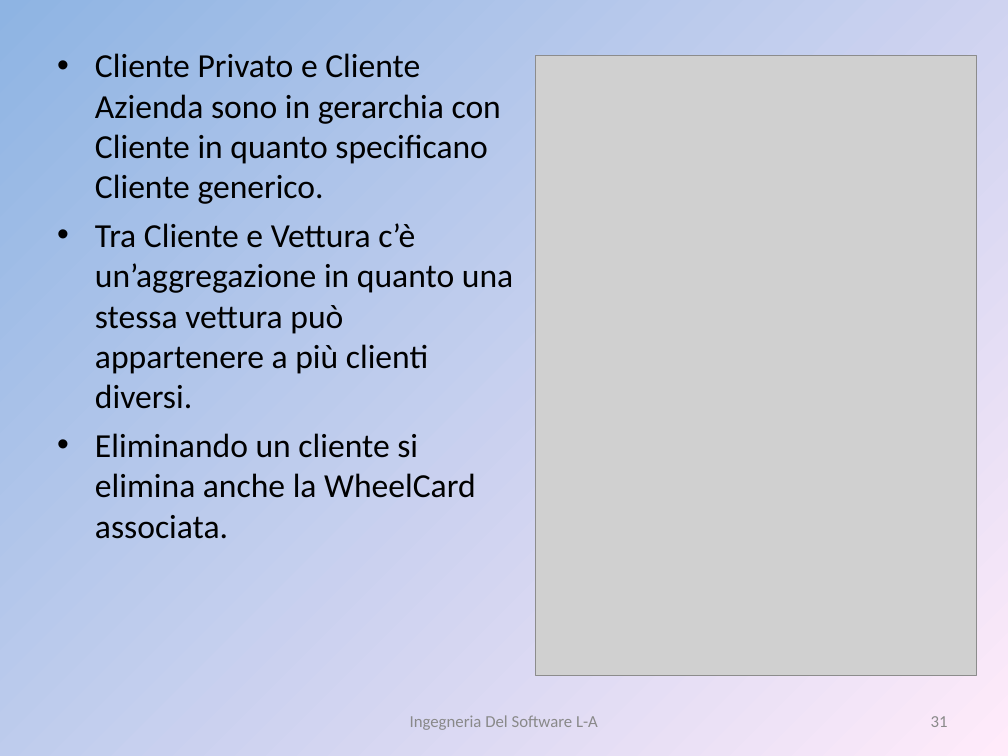
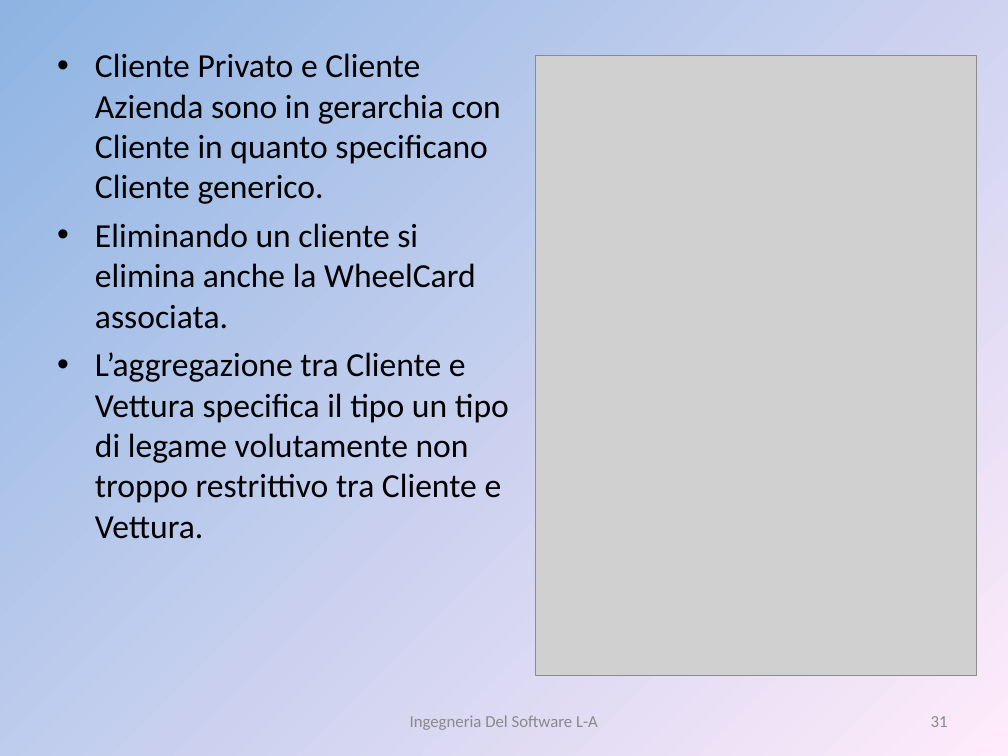
Before and after one commit to liannario/ingsoftbo, a slide deck: slide 31 of ViaggiateSicuri.ppt. Drawn at 1008x756 pixels with LibreOffice and Linux fonts; fonts in the diff are those of the drawing; grey boxes stand for pictures. Boxes give left, top, right and bottom in pixels: in the first picture for what was removed or moved away, otherwise in the second. Text is boxed around its words. In the diff, an @@ line names an element or a change of style, - is before the commit and + after.

```diff
--- a/ViaggiateSicuri.ppt
+++ b/ViaggiateSicuri.ppt
@@ text at [95,223,513,409]: paragraph removed @@
-• Tra Cliente e Vettura c’è un’aggregazione in quanto una stessa vettura può appartenere a più clienti diversi.
@@ text at [95,352,509,539]: paragraph added @@
+• L’aggregazione tra Cliente e Vettura specifica il tipo un tipo di legame volutamente non troppo restrittivo tra Cliente e Vettura.
```
